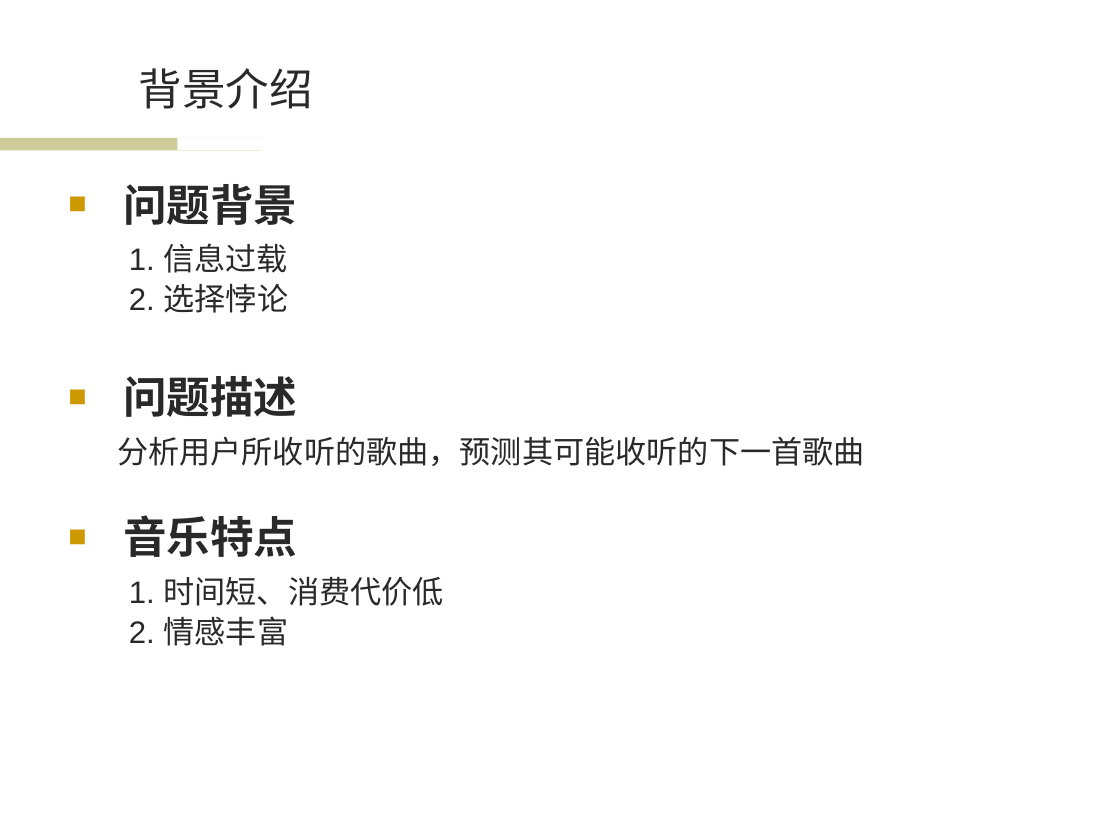
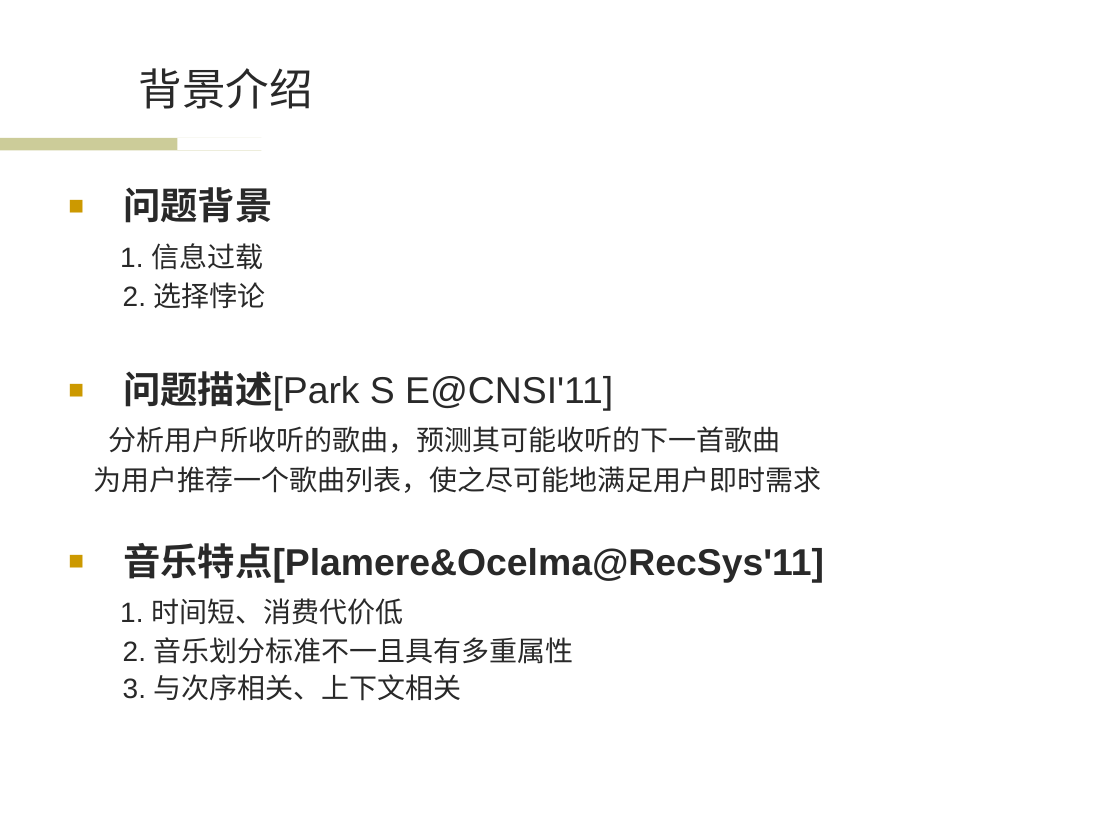
Before and after one commit to wwssttt/NJUThesis, a slide deck: slide 3 of ppt/一种基于时间序列分析的个性化音乐推荐系统及其实现.ppt. Drawn at 1120x840 pixels with LibreOffice and Linux fonts; fonts in the diff are those of the drawing; background and template pictures are left out. Boxes give left, top, right and bottom in pixels: in the first picture for what was removed or moved away, otherwise in the second. Text is boxed around its words. In the diff, an @@ line names an element or a change of style, - is before the commit and + after.

```diff
--- a/ppt/一种基于时间序列分析的个性化音乐推荐系统及其实现.ppt
+++ b/ppt/一种基于时间序列分析的个性化音乐推荐系统及其实现.ppt
@@ text at (x1=108, y1=187, x2=780, y2=625): size 28 to 24 pt in "问题背景"; size 20 to 18 pt in "1. 信息过载", "2. 选择悖论", "分析用户所收听的歌曲，预测其可能收听的下一首歌曲", "1. 时间短、消费代价低"; font Arial to Noto Sans CJK SC in "分析用户所收听的歌曲，预测其可能收听的下一首歌曲"; line spacing 0.8 to 0.9; less space between paragraphs @@
@@ text at (x1=123, y1=371, x2=613, y2=411): text changed; size 28 to 24 pt; bold off @@
-■ 问题描述
+■ 问题描述[Park S E@CNSI'11]
@@ text at (x1=93, y1=466, x2=824, y2=583): text changed; size 28 to 24 pt @@
-■ 音乐特点
+为用户推荐一个歌曲列表，使之尽可能地满足用户即时需求
+■ 音乐特点[Plamere&Ocelma@RecSys'11]
@@ text at (x1=123, y1=637, x2=574, y2=701): text changed; size 20 to 18 pt @@
-2. 情感丰富
+2. 音乐划分标准不一且具有多重属性
+3. 与次序相关、上下文相关
```
Also in this commit, not shown: 10 other slides changed, 4 slides added, 1 slide removed.
